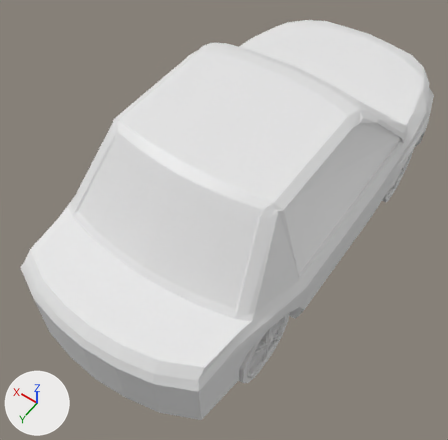
The Blender file models/bmw_118_two_seats.blend as it was, and as the next commit left it.
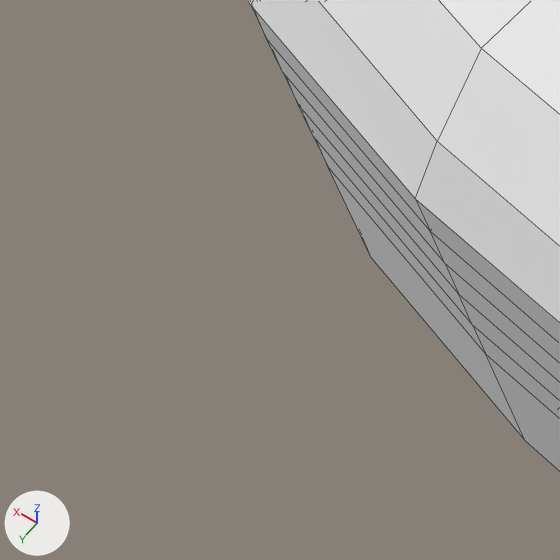
Old and new are each drawn whole from a camera (50 mm lens) standing at (-27.3, 44.6, 59.2) and looking at (-1.0, 7.9, 1.5) and again close up on the part from 0% to 17% of the width and 68% to 85% of the height. The lights are fixed; the arrows at lower left show +X, +Y and +Z. The close-ups show mesh edges as thin lines. Materials are left out; every surface is plain grey.
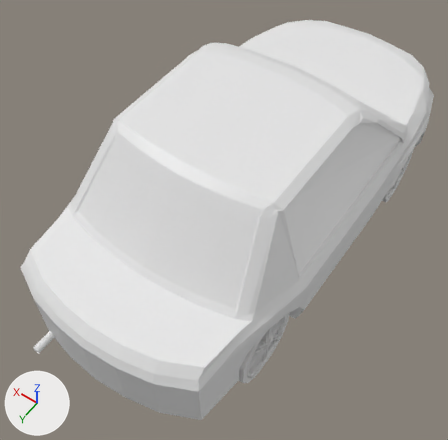
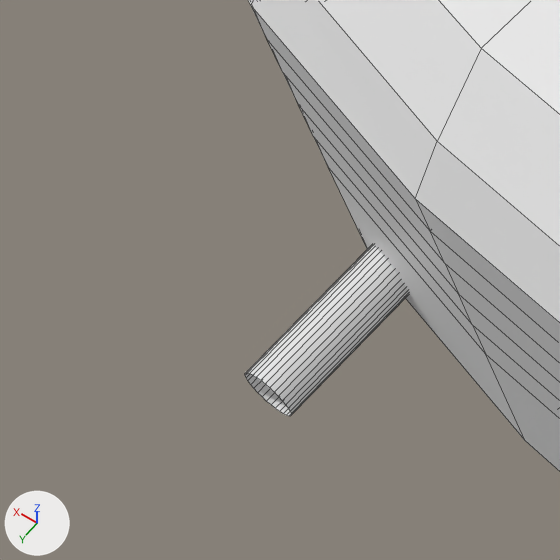
The change, as a diff of the scene's bpy script:
```diff
--- a/models/bmw_118_two_seats.blend.py
+++ b/models/bmw_118_two_seats.blend.py
@@ me_cube_001 @@
 # used by ob_cube_001; location = (0.0, 0.0, 4.08); rotation_euler = (-3.142, -3.142, 0.0), in degrees (-180, -180, 0); scale = (10.6, 20.1, 3.56)
-me_cube_001.from_pydata(...)  # 3237 vertices, 2261 faces, 2 loose edges; spans x -1.24..1.4, y -1.52..1.42, z -2.66..3.41
+me_cube_001.from_pydata(...)  # 3301 vertices, 2295 faces, 2 loose edges; spans x -1.24..1.4, y -1.59..1.42, z -2.66..3.41
+# me_cube_001 part 1: a new loose piece of 64 vertices spanning x -0.61..-0.53, y -1.59..-1.46, z -1.54..-1.29
```

Changed parts and their boxes [x1, y1, x2, y2] in the close-ups (560 x 560 px):
'Cube.001', reshaped: before [249, 0, 560, 471]; after [245, 0, 560, 471]
part 1 of me_cube_001, added: after [245, 245, 409, 416]
